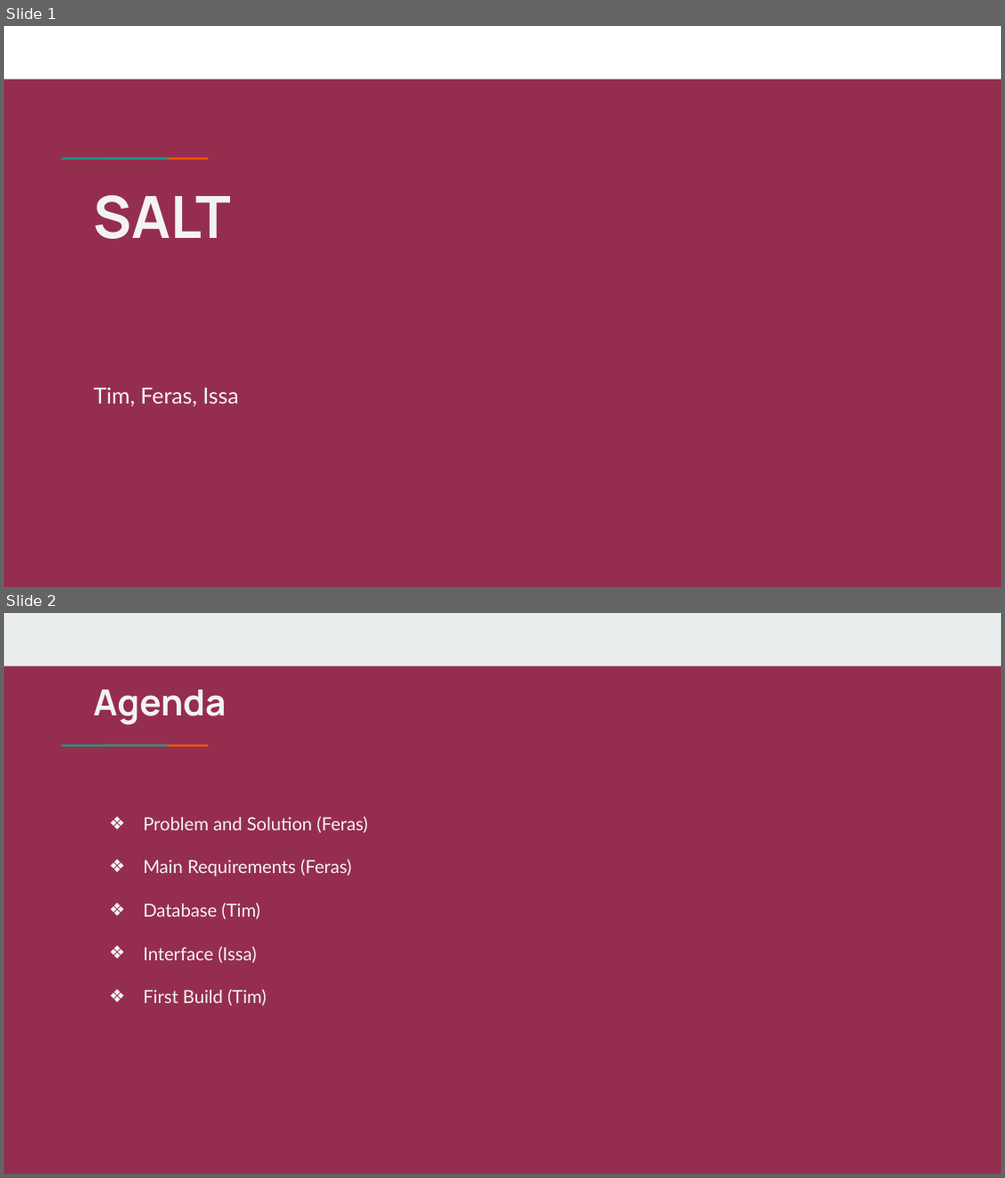
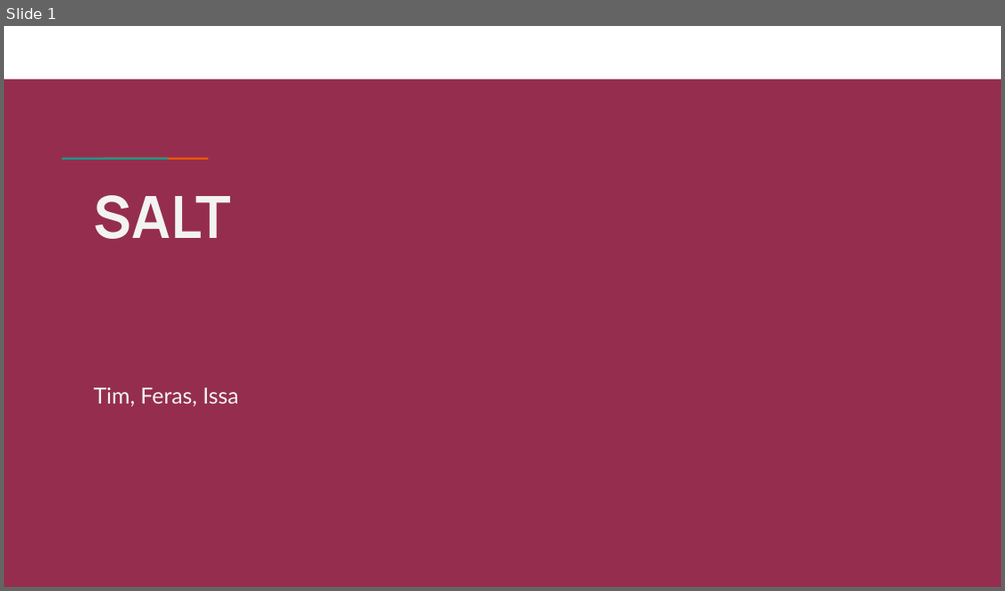
Before and after one commit to ttufford/publicphp3, a slide deck: User_Instructions.pptx. Shown one above the other, each under a label of ours: slides 1 and 2 before the commit, slide 1 after it. The pictures are 1005x1178 and 1005x591 pixels, drawn with LibreOffice and Linux fonts; fonts in the diff are those of the drawing. Boxes give left, top, right and bottom in pixels: in the first picture for what was removed or moved away, otherwise in the second. Text is boxed around its words. In the diff, an @@ line names an element or a change of style, - is before the commit and + after.

```diff
--- a/User_Instructions.pptx
+++ b/User_Instructions.pptx
@@ slide 2 removed at <box>4,613,1001,1174</box>, background #8C1D40 at 92% opacity; not listed: 2 template elements that a slide beside it also shows @@
@@ rectangle removed at <box>4,613,1001,666</box> @@
@@ title removed at <box>93,690,226,725</box> @@
-Agenda
@@ text removed at <box>143,816,367,1005</box> @@
-❖ Problem and Solution (Feras)
-❖ Main Requirements (Feras)
-❖ Database (Tim)
-❖ Interface (Issa)
-❖ First Build (Tim)
```
Also in this commit, not shown: 1 slide added, 19 other slides removed, 11 other files.
